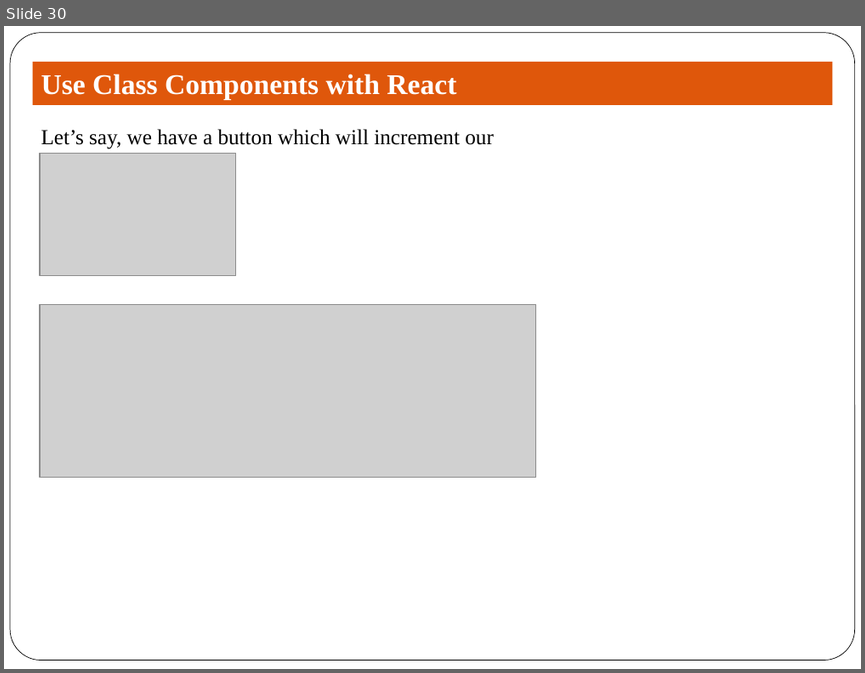
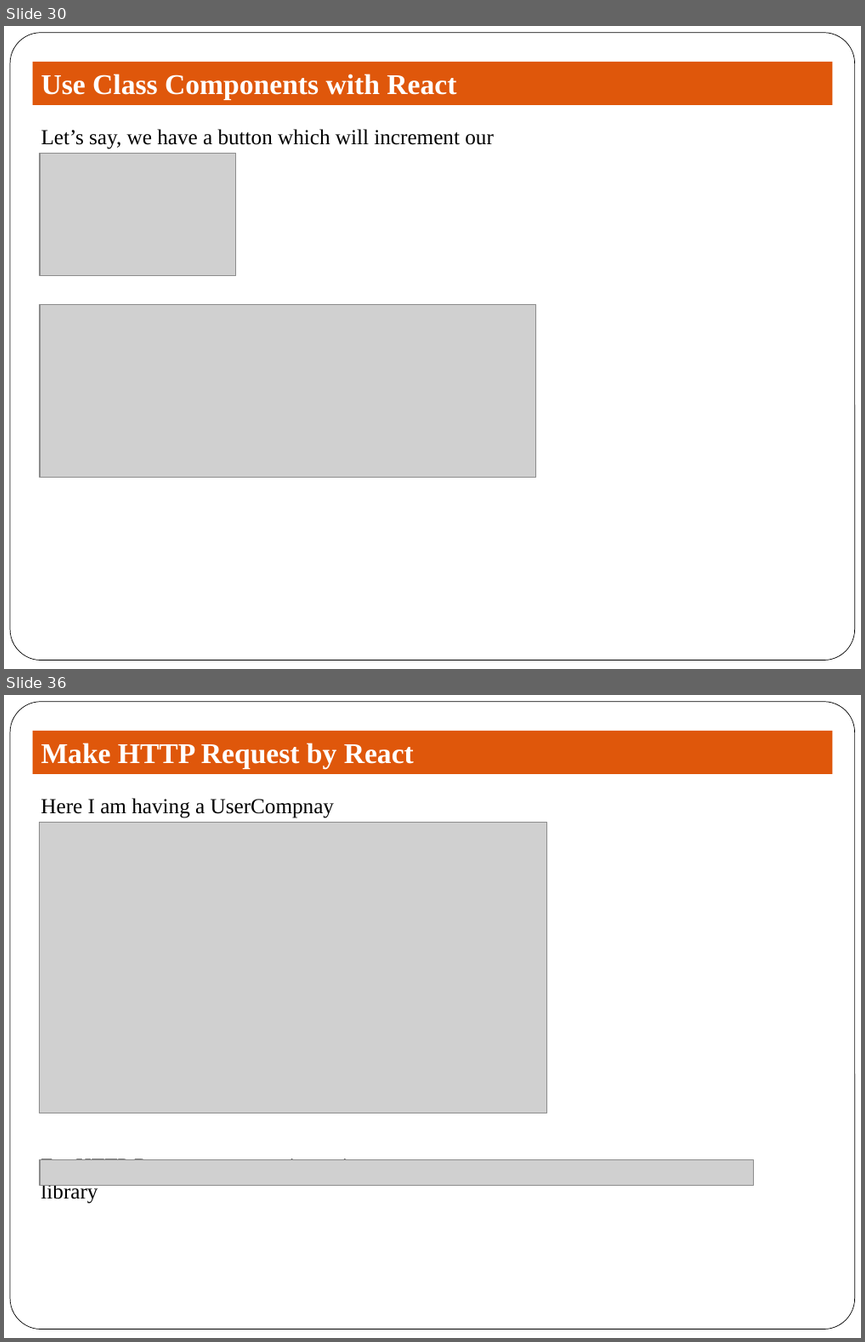
Before and after one commit to prateek3189/mercury-react, a slide deck: The Beginners Guide to ReactJS.pptx. Shown one above the other, each under a label of ours: slide 30 before the commit, slides 30 and 36 after it; the slides between them are not shown. The pictures are 865x673 and 865x1342 pixels, drawn with LibreOffice and Linux fonts; fonts in the diff are those of the drawing; grey boxes stand for pictures. Boxes give left, top, right and bottom in pixels: in the first picture for what was removed or moved away, otherwise in the second. Text is boxed around its words. In the diff, an @@ line names an element or a change of style, - is before the commit and + after.

Commit message:
mercury-react done

```diff
--- a/The Beginners Guide to ReactJS.pptx
+++ b/The Beginners Guide to ReactJS.pptx
@@ slide 36 added at [4, 695, 861, 1338], background #FFFFFF; not listed: 1 template element that a slide beside it also shows @@
@@ rectangle added at [32, 731, 832, 774], fill #DF570B, 24 pt, text #FFFFFF, bold @@
+Make HTTP Request by React
@@ text added at [41, 798, 367, 1160], 18 pt, text #000000 @@
+Here I am having a UserCompnay component
+For HTTP Request we are using axios library
@@ picture added at [40, 823, 547, 1113] @@
@@ picture added at [40, 1160, 754, 1185] @@
```
Also in this commit, not shown: 7 other slides added, 2 other files.
